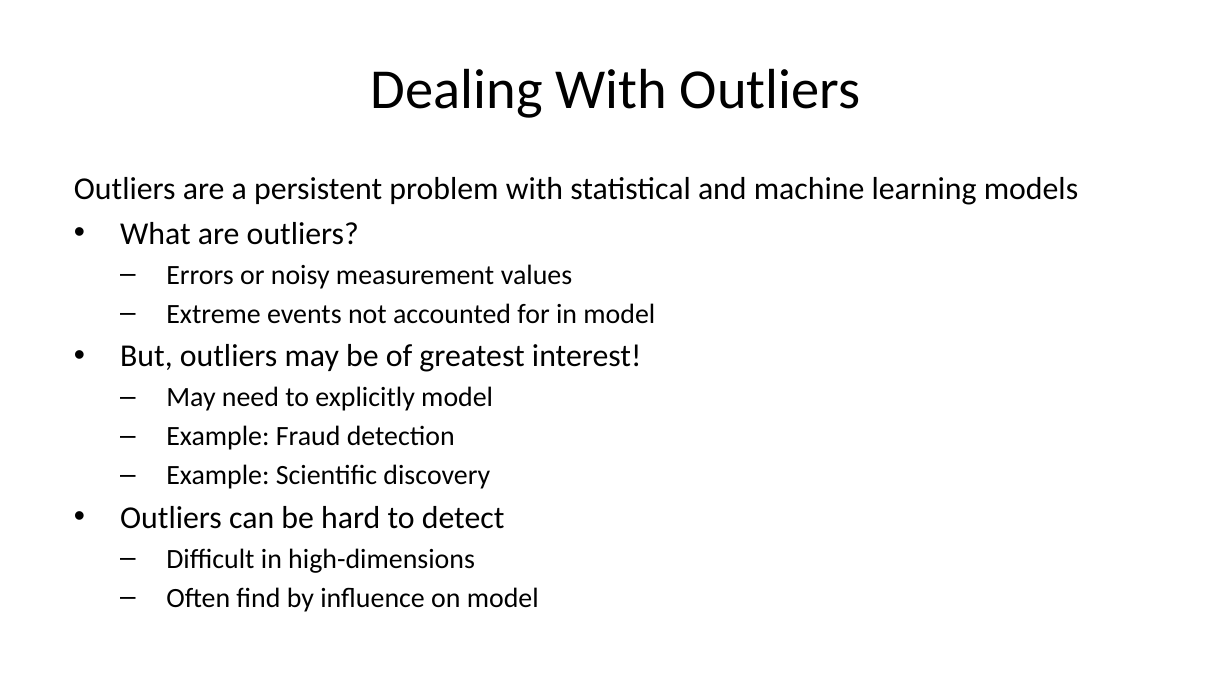
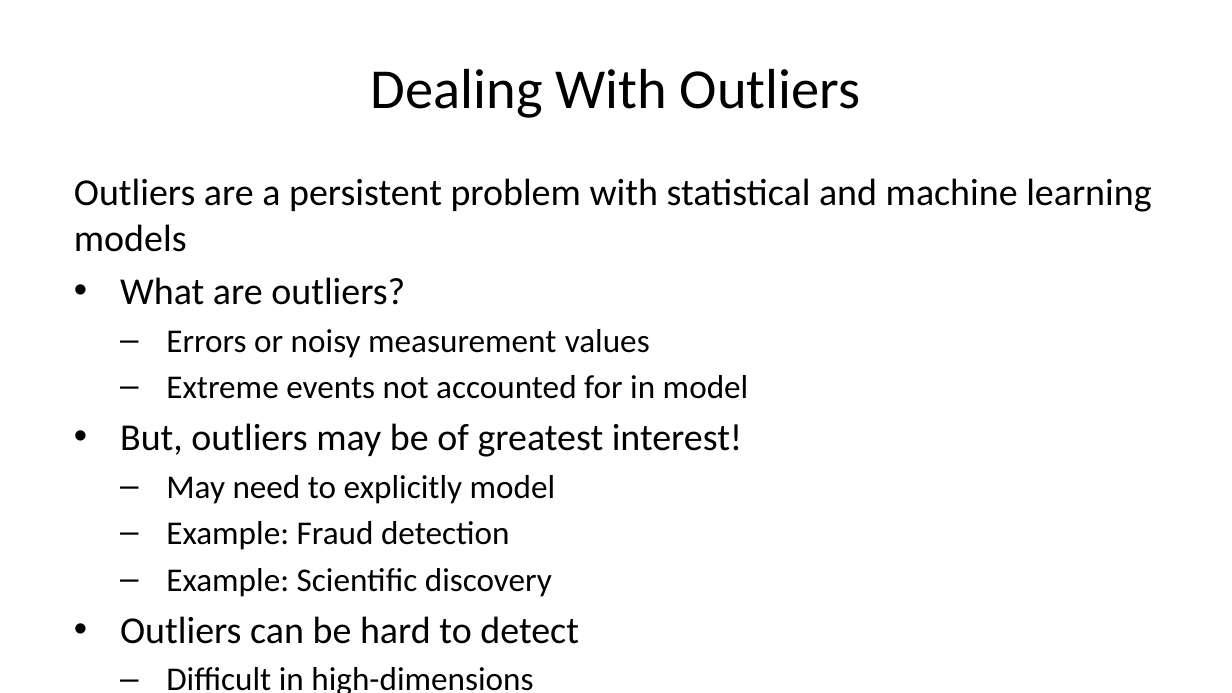
Before and after one commit to StephenElston/CSCI-E-83, a slide deck: slide 36 of LectureSlides/11_ModelsForMessyData.pptx. Drawn at 1232x693 pixels with LibreOffice and Linux fonts; fonts in the diff are those of the drawing. Boxes give left, top, right and bottom in pixels: in the first picture for what was removed or moved away, otherwise in the second. Text is boxed around its words. In the diff, an @@ line names an element or a change of style, - is before the commit and + after.

```diff
--- a/LectureSlides/11_ModelsForMessyData.pptx
+++ b/LectureSlides/11_ModelsForMessyData.pptx
@@ text "Outliers are a persistent problem ..." at [74, 178, 1151, 693]: size 18.6 to 22.2 pt in "Outliers are a persistent problem with statistical ...", "What are outliers?", "But, outliers may be of greatest interest!", "Outliers can be hard to detect"; size 16.3 to 19.4 pt in "Errors or noisy measurement values", "Extreme events not accounted for in model", "May need to explicitly model", "Example: Fraud detection" and 3 more places @@
```
Also in this commit, not shown: 7 slides added.
